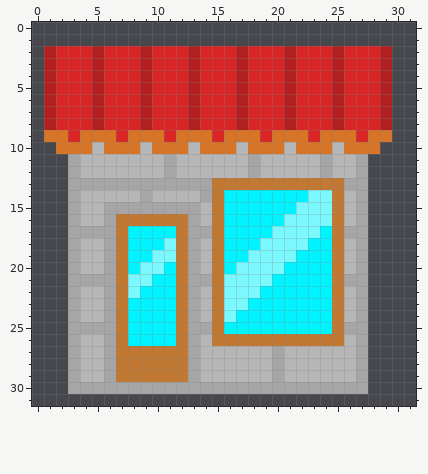
Pixel-art sprite -- shop.png. Above, as it was before the edit.
The file is 32x32 pixels.
The same view after the edit:
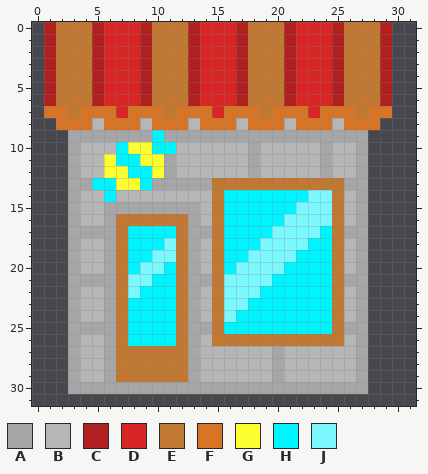
Palette (. is transparent): A #a6a6a6  B #b6b6b6  C #b12020  D #d82626  E #c17833  F #d87426  G #fcff2f  H #00f4ff  J #7cf9ff
The exact change:
@@ x 0..31 @@
- 0 ................................
- 1 ................................
- 2 .CDDDCDDDCDDDCDDDCDDDCDDDCDDDC..
- 3 .CDDDCDDDCDDDCDDDCDDDCDDDCDDDC..
- 4 .CDDDCDDDCDDDCDDDCDDDCDDDCDDDC..
- 5 .CDDDCDDDCDDDCDDDCDDDCDDDCDDDC..
- 6 .CDDDCDDDCDDDCDDDCDDDCDDDCDDDC..
- 7 .CDDDCDDDCDDDCDDDCDDDCDDDCDDDC..
- 8 .CDDDCDDDCDDDCDDDCDDDCDDDCDDDC..
- 9 .FFDFFFDFFFDFFFDFFFDFFFDFFFDFF..
-10 ..FFFBFFFBFFFBFFFBFFFBFFFBFFF...
-11 ...ABBBBBBBABBBBBBABBBBBABBA....
-12 ...ABBBBBBBABBBBBBABBBBBABBA....
-13 ...AAAAAAAAAAAAEEEEEEEEEEEAA....
-14 ...ABBBBBABBBBAEHHHHHHHJJEBA....
+ 0 .CEEECDDDCEEECDDDCEEECDDDCEEEC..
+ 1 .CEEECDDDCEEECDDDCEEECDDDCEEEC..
+ 2 .CEEECDDDCEEECDDDCEEECDDDCEEEC..
+ 3 .CEEECDDDCEEECDDDCEEECDDDCEEEC..
+ 4 .CEEECDDDCEEECDDDCEEECDDDCEEEC..
+ 5 .CEEECDDDCEEECDDDCEEECDDDCEEEC..
+ 6 .CEEECDDDCEEECDDDCEEECDDDCEEEC..
+ 7 .FFEFFFDFFFEFFFDFFFEFFFDFFFEFF..
+ 8 ..FFFBFFFBFFFBFFFBFFFBFFFBFFF...
+ 9 ...AAAAAAAHAAAAAAAAAAAAAAAAA....
+10 ...ABBBHGGHHBBBBBBABBBBBABBA....
+11 ...ABBGHHGGABBBBBBABBBBBABBA....
+12 ...ABBGGHHGABBBBBBABBBBBABBA....
+13 ...AAHHGGHAAAAAEEEEEEEEEEEAA....
+14 ...ABBHBBBBBBBBEHHHHHHHJJEBA....
 15 ...ABBAAAAAAAABEHHHHHHJJJEBA....
Pixel boxes of the changes (left, top, right, bottom) in both pictures:
changed: (44, 22, 392, 202)
